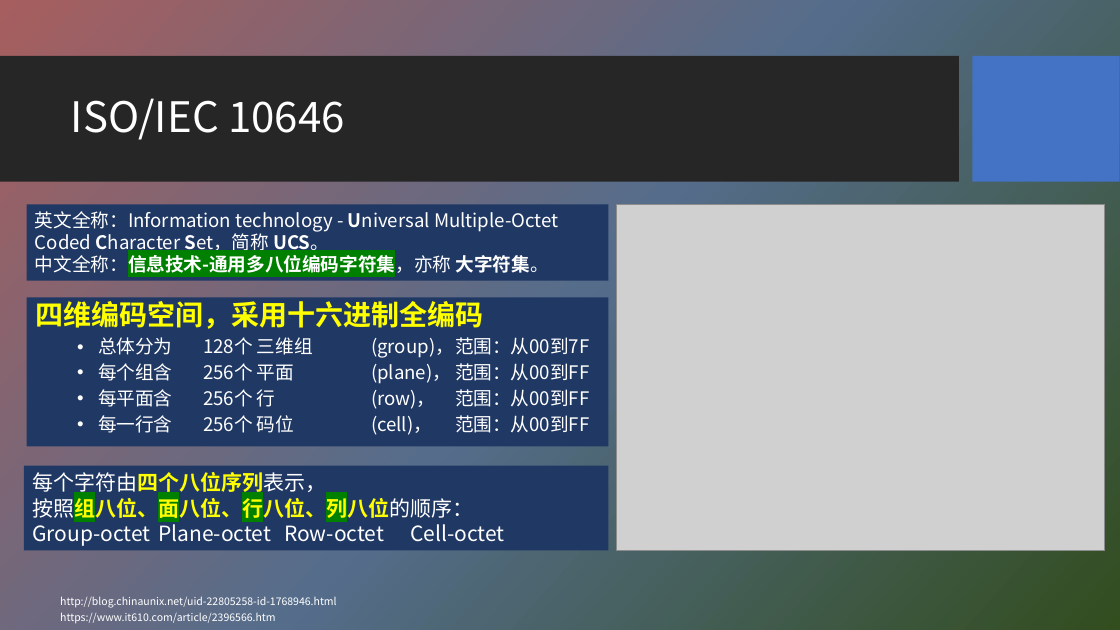
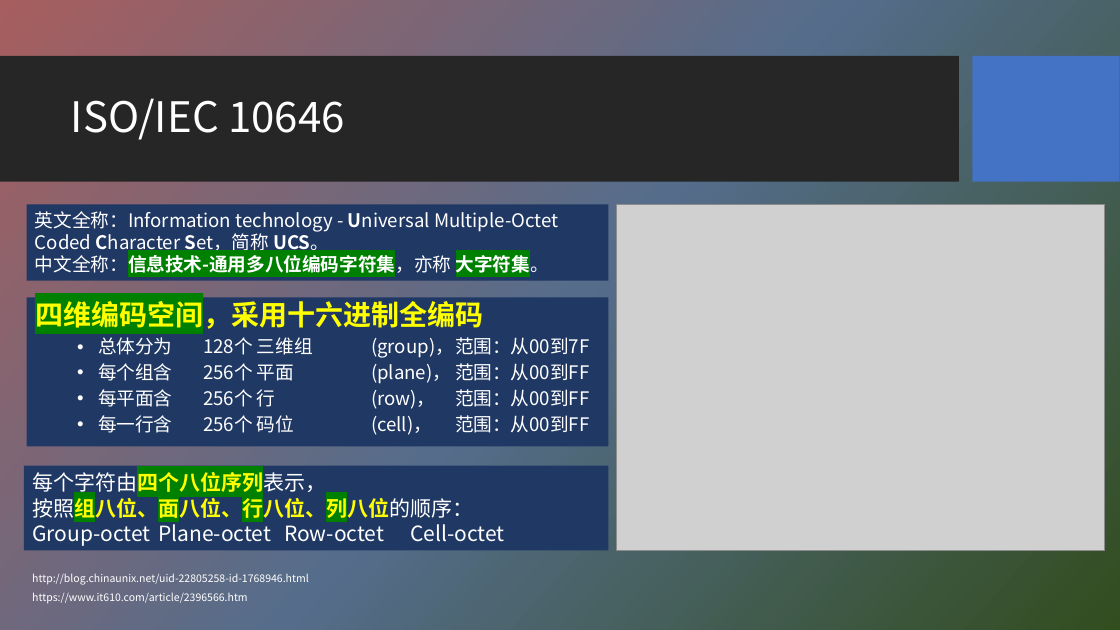
Before and after one commit to HBU/NLP_PPT, a slide deck: slide 13 of PPT-2020/ch06 字符编码与字频统计.pptx. Drawn at 1120x630 pixels with LibreOffice and Linux fonts; fonts in the diff are those of the drawing; grey boxes stand for pictures; background and template pictures are left out. Boxes give left, top, right and bottom in pixels: in the first picture for what was removed or moved away, otherwise in the second. Text is boxed around its words. In the diff, an @@ line names an element or a change of style, - is before the commit and + after.

```diff
--- a/PPT-2020/ch06 字符编码与字频统计.pptx
+++ b/PPT-2020/ch06 字符编码与字频统计.pptx
@@ text in rectangle at (35,252,549,277): highlight none to #008000 in "大字符集。" @@
@@ text at (35,297,483,333): highlight none to #008000 in "四维编码空间，采用十六进制全编码" @@
@@ text in rectangle at (32,469,326,495): highlight none to #008000 in "每个字符由四个八位序列表示，" @@
@@ text "http://blog.chinaunix.net/uid-22805258-id-1768946.html": place and size @@
-text "http://blog.chinaunix.net/uid-22805258-id-1768946.html" at (60,596,337,608)
+text "http://blog.chinaunix.net/uid-22805258-id-1768946.html" at (32,573,309,585)
@@ text "https://www.it610.com/article/2396566.htm": place and size @@
-text "https://www.it610.com/article/2396566.htm" at (60,612,275,624)
+text "https://www.it610.com/article/2396566.htm" at (32,592,247,604)
```
Also in this commit, not shown: 16 other slides changed, 1 other file.
